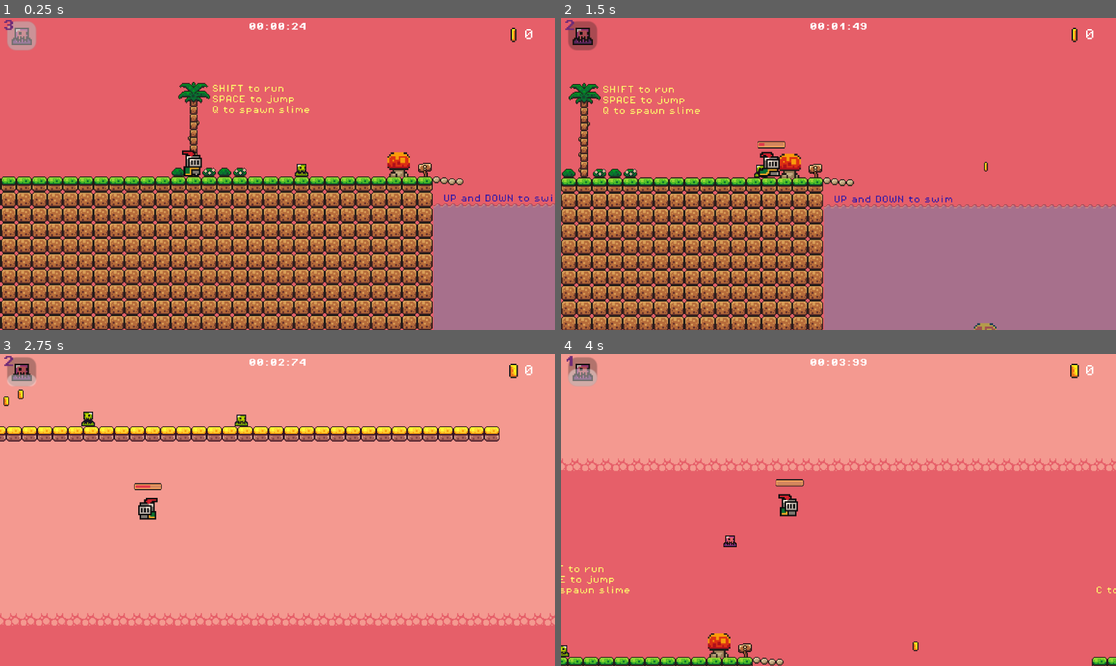
Above: before the commit, frames 1-4 (two rows, left to right).
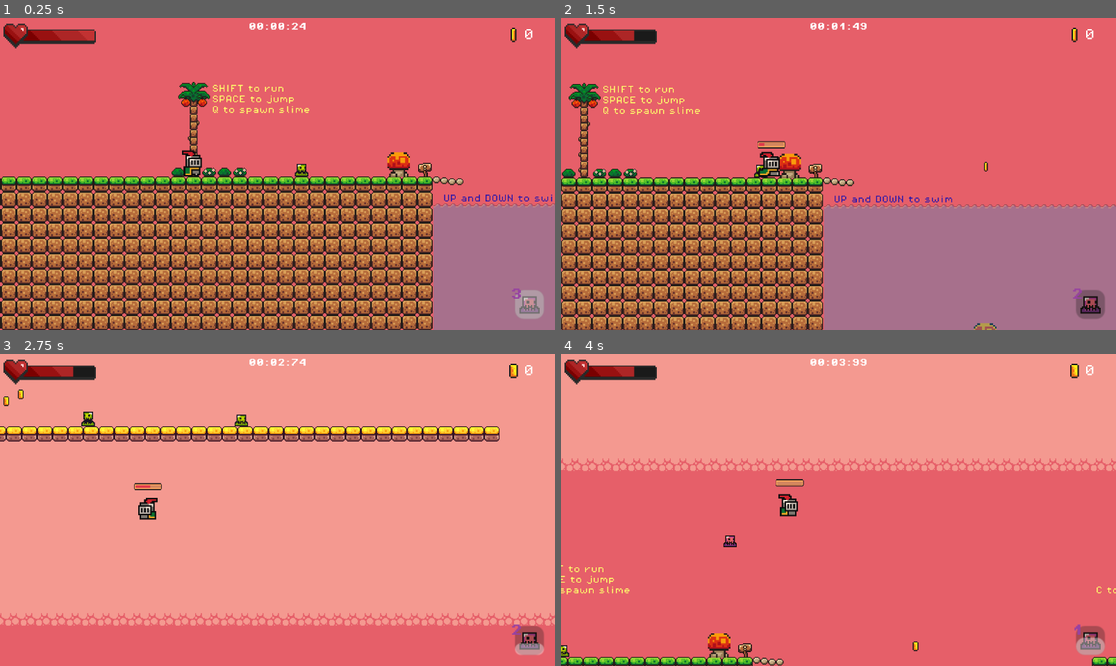
Above: after the commit, the same moments.

Repository: AshkanKiafard/AA-godot
Game: Godot game, scene res://scenes/game.tscn
Two runs of this game, one before a commit and one after it. Both use one fixed random seed, a clock stepped at 60 frames per second and the inputs below.
Inputs:
- Up to frame 1 (0.25 s): no input
- Up to frame 2 (1.5 s): hold Right (move_right) from 0.53 s (still down); tap C (roll) at 0.6 s; tap Space (jump) at 0.77 s; tap Q (spawn_sllime) at 1.35 s
- Up to frame 3 (2.75 s): tap Space (jump) at 1.52 s; release Right (move_right) at 2.03 s; hold A (move_left) from 2.03 s (still down); hold Shift from 2.03 s (still down)
- Up to frame 4 (4 s): release A (move_left) at 2.78 s; release Shift at 2.78 s; hold Right (move_right) from 2.78 s (still down); tap C (roll) at 2.85 s; tap Space (jump) at 3.02, 3.77 s; hold Q (spawn_sllime) from 3.53 s (still down)

The runs differ from the first frame. In frame 1, 1.5% of the frame differs, in the area x 0-98%, y 0-97%; in frame 2, 1.5%; in frame 3, 1.5%; in frame 4, 1.5%.

Commit message:
added health UI, health and stamina fruits + sound effects

Diff:
--- a/ashkan/godot-tutorial-ashkan/scenes/game.tscn
+++ b/ashkan/godot-tutorial-ashkan/scenes/game.tscn
@@ -9,8 +9,11 @@
 [ext_resource type="Script" path="res://scripts/water.gd" id="3_tsgl7"]
 [ext_resource type="PackedScene" uid="uid://ddfbq1rqm3dky" path="res://scenes/coin.tscn" id="4_vu5ji"]
 [ext_resource type="PackedScene" uid="uid://y8vac1mkbgpy" path="res://scenes/killzone.tscn" id="5_52rib"]
+[ext_resource type="PackedScene" uid="uid://cpg1qh7b0doqf" path="res://scenes/health_bar.tscn" id="5_y6e37"]
 [ext_resource type="PackedScene" uid="uid://cwdi32g5jp1pm" path="res://scenes/wall.tscn" id="6_w270a"]
 [ext_resource type="PackedScene" uid="uid://bp7hd728alk1x" path="res://scenes/mushroom.tscn" id="7_6bq2a"]
+[ext_resource type="PackedScene" uid="uid://dxwyt3p8gaxwi" path="res://scenes/health_fruit.tscn" id="8_ml3oc"]
+[ext_resource type="PackedScene" uid="uid://ivexieocbyq" path="res://scenes/stamina_fruit.tscn" id="9_pe6rd"]
 [ext_resource type="PackedScene" uid="uid://d2gla5pgvk0jp" path="res://scenes/slime.tscn" id="9_xkmy2"]
 [ext_resource type="FontFile" uid="uid://tbnutu3g2a37" path="res://assets/fonts/PixelOperator8.ttf" id="10_udvc4"]
 [ext_resource type="PackedScene" uid="uid://jqppaxysymqn" path="res://scenes/slime_bar.tscn" id="13_4xcei"]
@@ -343,7 +346,7 @@
 [node name="UI" type="CanvasLayer" parent="."]
 
 [node name="SlimeBar" parent="UI" node_paths=PackedStringArray("player") instance=ExtResource("13_4xcei")]
-position = Vector2(15, 7)
+position = Vector2(1069, 565)
 player = NodePath("../../Player")
 
 [node name="Control" type="Control" parent="UI"]
@@ -388,6 +391,14 @@
 theme_override_font_sizes/font_size = 8
 text = "0"
 
+[node name="HealthBar" parent="UI" node_paths=PackedStringArray("player") instance=ExtResource("5_y6e37")]
+offset_left = 49.0
+offset_top = 11.0
+offset_right = 113.0
+offset_bottom = 28.0
+scale = Vector2(3, 3)
+player = NodePath("../../Player")
+
 [node name="GameManager" type="Node" parent="."]
 unique_name_in_owner = true
 script = ExtResource("1_lc0pv")
@@ -413,6 +424,17 @@
 tile_map_data = PackedByteArray("AAD7//j/AAACAAsAAAD7//n/AAACAAsAAAD7//r/AAACAAsAAAD7//v/AAACAAsAAAD7//z/AAACAAsAAAD7// …(217104 unchanged characters)…
 tile_set = SubResource("TileSet_gvhpq")
 
+[node name="Fruits" type="Node" parent="."]
+
+[node name="HealthFruit" parent="Fruits" instance=ExtResource("8_ml3oc")]
+position = Vector2(-263, -136)
+
+[node name="HealthFruit2" parent="Fruits" instance=ExtResource("8_ml3oc")]
+position = Vector2(-246, -136)
+
+[node name="StaminaFruit2" parent="Fruits" instance=ExtResource("9_pe6rd")]
+position = Vector2(562, -71)
+
 [node name="Mid" type="TileMapLayer" parent="."]
 position = Vector2(-247, -58)
 tile_map_data = PackedByteArray("AAD+/wAAAAAAAAAAAAD//wAAAAAAAAAAAAAAAAAAAAAAAAAAAAABAAAAAAAAAAAAAAACAAAAAAAAAAAAAAADAA …(21776 unchanged characters)…
@@ -451,6 +473,7 @@
 
 [node name="Killzone" parent="." instance=ExtResource("5_52rib")]
 position = Vector2(1, 47)
+damage = 100
 
 [node name="CollisionShape2D" type="CollisionShape2D" parent="Killzone"]
 position = Vector2(4, 93)
--- /dev/null
+++ b/ashkan/godot-tutorial-ashkan/scenes/health_bar.tscn
@@ -0,0 +1,18 @@
+[gd_scene load_steps=4 format=3 uid="uid://cpg1qh7b0doqf"]
+
+[ext_resource type="Texture2D" uid="uid://cpnxrvedd1g3v" path="res://assets/health bar/health_bar_decoration.png" id="1_u4fur"]
+[ext_resource type="Texture2D" uid="uid://dsdxntyuixhnc" path="res://assets/health bar/health_bar.png" id="2_rp2tx"]
+[ext_resource type="Script" path="res://scripts/health_bar.gd" id="3_xvocy"]
+
+[node name="HealthBar" type="TextureProgressBar"]
+offset_left = -15.0
+offset_top = -5.0
+offset_right = 49.0
+offset_bottom = 12.0
+texture_progress = ExtResource("2_rp2tx")
+script = ExtResource("3_xvocy")
+
+[node name="Sprite2D" type="Sprite2D" parent="."]
+show_behind_parent = true
+position = Vector2(18, 9)
+texture = ExtResource("1_u4fur")
--- /dev/null
+++ b/ashkan/godot-tutorial-ashkan/scenes/health_fruit.tscn
@@ -0,0 +1,22 @@
+[gd_scene load_steps=4 format=3 uid="uid://dxwyt3p8gaxwi"]
+
+[ext_resource type="Script" path="res://scripts/health_fruit.gd" id="1_x1g5l"]
+[ext_resource type="Texture2D" uid="uid://d4doh2b8eo6ru" path="res://assets/sprites/fruit.png" id="2_upvgg"]
+
+[sub_resource type="CircleShape2D" id="CircleShape2D_ys63r"]
+radius = 5.0
+
+[node name="HealthFruit" type="Area2D"]
+collision_mask = 2
+script = ExtResource("1_x1g5l")
+
+[node name="Sprite2D" type="Sprite2D" parent="."]
+texture = ExtResource("2_upvgg")
+region_enabled = true
+region_rect = Rect2(0, 50, 16, 14)
+
+[node name="CollisionShape2D" type="CollisionShape2D" parent="."]
+position = Vector2(0, 1)
+shape = SubResource("CircleShape2D_ys63r")
+
+[connection signal="body_entered" from="." to="." method="_on_body_entered"]
--- a/ashkan/godot-tutorial-ashkan/scenes/killzone.tscn
+++ b/ashkan/godot-tutorial-ashkan/scenes/killzone.tscn
@@ -1,6 +1,7 @@
-[gd_scene load_steps=2 format=3 uid="uid://y8vac1mkbgpy"]
+[gd_scene load_steps=3 format=3 uid="uid://y8vac1mkbgpy"]
 
 [ext_resource type="Script" path="res://scripts/killzone.gd" id="1_10hxd"]
+[ext_resource type="AudioStream" uid="uid://ck0c2sagugcyf" path="res://assets/sounds/hurt.wav" id="2_5n3cq"]
 
 [node name="Killzone" type="Area2D"]
 collision_mask = 2
@@ -10,5 +11,8 @@
 wait_time = 0.666
 one_shot = true
 
+[node name="AudioStreamPlayer2D" type="AudioStreamPlayer2D" parent="."]
+stream = ExtResource("2_5n3cq")
+
 [connection signal="body_entered" from="." to="." method="_on_body_entered"]
 [connection signal="timeout" from="Timer" to="." method="_on_timer_timeout"]
--- a/ashkan/godot-tutorial-ashkan/scenes/slime.tscn
+++ b/ashkan/godot-tutorial-ashkan/scenes/slime.tscn
@@ -58,6 +58,7 @@
 
 [node name="Killzone" parent="." instance=ExtResource("2_eculx")]
 collision_layer = 4
+damage = 30
 
 [node name="CollisionShape2D" type="CollisionShape2D" parent="Killzone"]
 position = Vector2(0, 5.5)
--- a/ashkan/godot-tutorial-ashkan/scenes/slime_bar.tscn
+++ b/ashkan/godot-tutorial-ashkan/scenes/slime_bar.tscn
@@ -103,7 +103,7 @@
 offset_top = -1.0
 offset_right = 37.0
 offset_bottom = 22.0
-theme_override_colors/font_color = Color(0.435294, 0.172549, 0.466667, 1)
+theme_override_colors/font_color = Color(0.590821, 0.260282, 0.630195, 1)
 theme_override_fonts/font = ExtResource("2_cw0mc")
 theme_override_font_sizes/font_size = 8
 text = "0"
--- /dev/null
+++ b/ashkan/godot-tutorial-ashkan/scenes/stamina_fruit.tscn
@@ -0,0 +1,21 @@
+[gd_scene load_steps=4 format=3 uid="uid://ivexieocbyq"]
+
+[ext_resource type="Script" path="res://scripts/stamina_fruit.gd" id="1_iewue"]
+[ext_resource type="Texture2D" uid="uid://d4doh2b8eo6ru" path="res://assets/sprites/fruit.png" id="2_q5pid"]
+
+[sub_resource type="RectangleShape2D" id="RectangleShape2D_f1721"]
+size = Vector2(12, 16)
+
+[node name="StaminaFruit" type="Area2D"]
+collision_mask = 2
+script = ExtResource("1_iewue")
+
+[node name="Sprite2D" type="Sprite2D" parent="."]
+texture = ExtResource("2_q5pid")
+region_enabled = true
+region_rect = Rect2(34, 1, 11, 15)
+
+[node name="CollisionShape2D" type="CollisionShape2D" parent="."]
+shape = SubResource("RectangleShape2D_f1721")
+
+[connection signal="body_entered" from="." to="." method="_on_body_entered"]
--- /dev/null
+++ b/ashkan/godot-tutorial-ashkan/scripts/health_bar.gd
@@ -0,0 +1,11 @@
+extends TextureProgressBar
+
+@export var player : CharacterBody2D
+
+# Called when the node enters the scene tree for the first time.
+func _ready() -> void:
+	player.health_changed.connect(_update)
+	value = player.health
+
+func _update() -> void:
+	value = player.health
--- /dev/null
+++ b/ashkan/godot-tutorial-ashkan/scripts/health_fruit.gd
@@ -0,0 +1,9 @@
+extends Area2D
+
+@onready var player: Player = $Player
+
+
+func _on_body_entered(body: Node2D) -> void:
+	if body is Player and body.health < 100:
+		body.health += 30
+		queue_free()
--- a/ashkan/godot-tutorial-ashkan/scripts/killzone.gd
+++ b/ashkan/godot-tutorial-ashkan/scripts/killzone.gd
@@ -1,10 +1,13 @@
 extends Area2D
 
 @onready var timer: Timer = $Timer
+@export var damage: int
+@onready var audio_player: AudioStreamPlayer2D = $AudioStreamPlayer2D
 
 func _on_body_entered(body: Node2D) -> void:
 	if body is Player:
-		body.health -= 30
+		body.health -= damage
+		audio_player.play()
 		if body.health == 0:
 			print("DEAD")
 			body.get_node("CollisionShape2D").queue_free()
--- a/ashkan/godot-tutorial-ashkan/scripts/player.gd
+++ b/ashkan/godot-tutorial-ashkan/scripts/player.gd
@@ -7,13 +7,14 @@
 
 @onready var timer: Timer = $Timer
 
+signal health_changed
 var health := 100 :
 	set(value):
 		if value < health:
 			timer.start()
 			animated_sprite.play("hurt")
 		health = clamp(value, 0, 100)
-		print(health)
+		health_changed.emit()
 
 signal stamina_changed
 var stamina := 0.0 :
--- /dev/null
+++ b/ashkan/godot-tutorial-ashkan/scripts/stamina_fruit.gd
@@ -0,0 +1,9 @@
+extends Area2D
+
+@onready var player: Player = $Player
+
+
+func _on_body_entered(body: Node2D) -> void:
+	if body is Player and body.stamina < 0:
+		body.stamina = 0
+		queue_free()
Binary file added: ashkan/godot-tutorial-ashkan/assets/health bar/health_bar.png
Not shown, added: ashkan/godot-tutorial-ashkan/assets/health bar/health_bar.png.import
Binary file added: ashkan/godot-tutorial-ashkan/assets/health bar/health_bar_decoration.png
Not shown, added: ashkan/godot-tutorial-ashkan/assets/health bar/health_bar_decoration.png.import
Not shown: 1 places in ashkan/godot-tutorial-ashkan/scenes/game.tscn that only renumber resources
